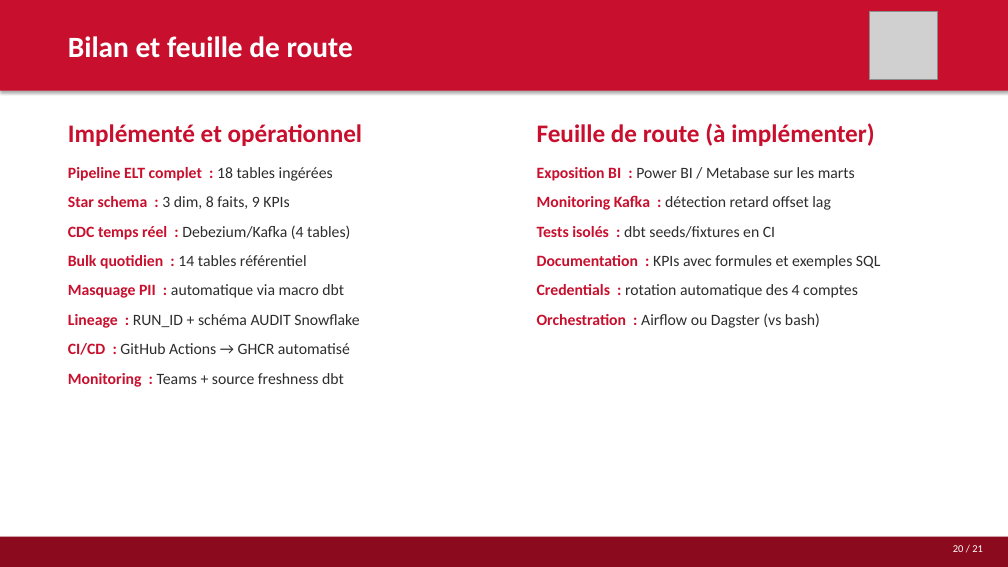
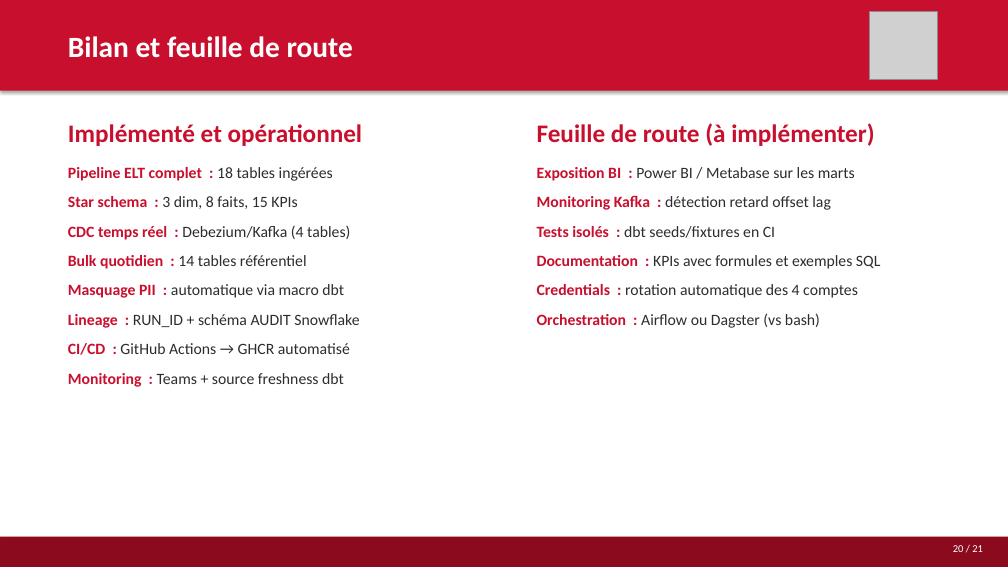
Before and after one commit to auganmadet/MediCore, a slide deck: slide 20 of docs/MediCore_Presentation.pptx. Drawn at 1008x567 pixels with LibreOffice and Linux fonts; fonts in the diff are those of the drawing; grey boxes stand for pictures. Boxes give left, top, right and bottom in pixels: in the first picture for what was removed or moved away, otherwise in the second. Text is boxed around its words. In the diff, an @@ line names an element or a change of style, - is before the commit and + after.

Commit message:
fix: corriger 9 KPIs → 15 KPIs dans la présentation et CLAUDE.md

```diff
--- a/docs/MediCore_Presentation.pptx
+++ b/docs/MediCore_Presentation.pptx
@@ text at <box>68,196,297,209</box>: text changed @@
-Star schema : 3 dim, 8 faits, 9 KPIs
+Star schema : 3 dim, 8 faits, 15 KPIs
```
Also in this commit, not shown: 2 other slides changed, 2 other files.
